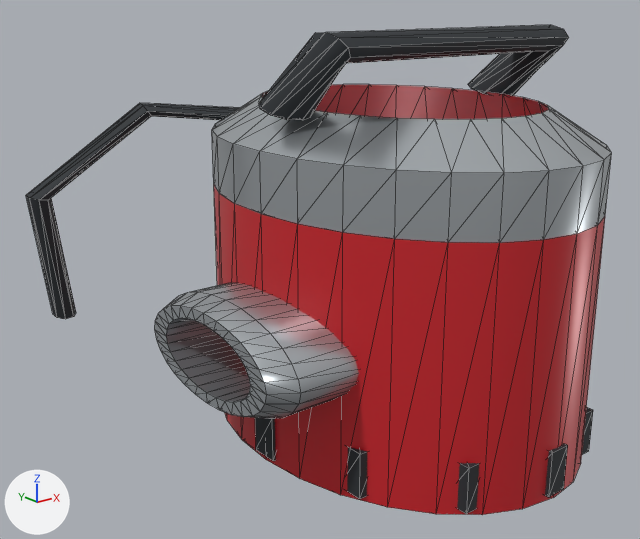
Renders of the glTF model assets/oberhaching/equipment/ob_water_pump.glb from each side of a commit.
Before and after are seen from a 50 mm camera at (-0.425, -0.539, 0.179) aimed at (-0.002, -0.011, -0.032). Lighting does not change. The marker at lower left points along +X, +Y and +Z. The first picture is the older version. Mesh edges are drawn as thin lines. Where no turn or scale is listed for an object, it has been applied to the vertices. Vertices at exactly the same position are counted once.

Objects in the first picture: 'ob_water_pump'.
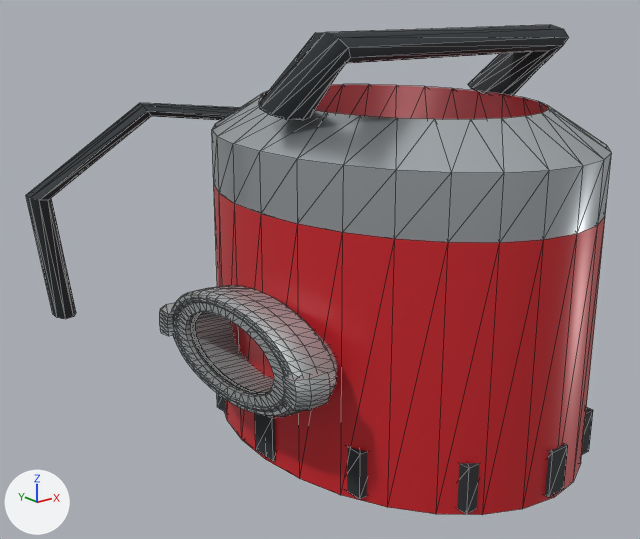
What changed in the scene script:
```text
Add mat_training_cast_metal:
    mat_training_cast_metal = principled_material('training_cast_metal')
    mat_training_cast_metal.base_color = (0.53, 0.56, 0.57)  # light grey #c0c5c7
    mat_training_cast_metal.metallic = 0.68
    mat_training_cast_metal.roughness = 0.51
Add mat_training_rubber:
    mat_training_rubber = principled_material('training_rubber')
    mat_training_rubber.base_color = (0.034, 0.039, 0.043)  # dark grey #34383a
    mat_training_rubber.roughness = 0.91
Change me_ob_water_pump:
    used by ob_ob_water_pump; location = (0.0, 0.0, 0.0)
    remove me_ob_water_pump.from_pydata(...)  # 420 vertices, 836 faces; spans x -0.165..0.165, y -0.22..0.22, z -0.155..0.155
    add me_ob_water_pump.from_pydata(...)  # 1310 vertices, 2608 faces; spans x -0.165..0.165, y -0.22..0.22, z -0.155..0.155
    me_ob_water_pump part 1: the loose piece of 140 vertices spanning x -0.135..-0.052, y -0.135..0.032, z -0.099..-0.022 is rebuilt with 320 vertices and now spans x -0.118..-0.065, y -0.135..0.032, z -0.099..-0.022, in mat_training_cast_metal (light grey #c0c5c7)
    me_ob_water_pump part 2: a new loose piece of 320 vertices spanning x -0.119..-0.113, y -0.127..0.024, z -0.096..-0.026, in mat_training_steel (light grey #c5cbd0)
    me_ob_water_pump part 3: a new loose piece of 320 vertices spanning x -0.114..-0.109, y -0.112..0.009, z -0.089..-0.032, in mat_training_rubber (dark grey #34383a)
    me_ob_water_pump part 4: a new loose piece of 35 vertices spanning x -0.123..-0.099, y 0.02..0.04, z -0.071..-0.05, in mat_training_cast_metal (light grey #c0c5c7)
    me_ob_water_pump part 5: a new loose piece of 35 vertices spanning x -0.123..-0.099, y -0.143..-0.123, z -0.071..-0.05, in mat_training_cast_metal (light grey #c0c5c7)
    add me_ob_water_pump.materials.append(mat_training_cast_metal)  # light grey #c0c5c7
    add me_ob_water_pump.materials.append(mat_training_rubber)  # dark grey #34383a
```

Changed parts and their boxes (x1, y1, x2, y2) in the pictures (640 x 539 px):
part 1 of me_ob_water_pump, rebuilt (19% narrower)
    before: (154, 283, 359, 419)
    after: (171, 285, 337, 417)
part 2 of me_ob_water_pump, added
    after: (173, 298, 288, 412)
part 3 of me_ob_water_pump, added
    after: (191, 312, 268, 395)
part 4 of me_ob_water_pump, added
    after: (159, 302, 175, 336)
part 5 of me_ob_water_pump, added
    after: (282, 370, 330, 410)
